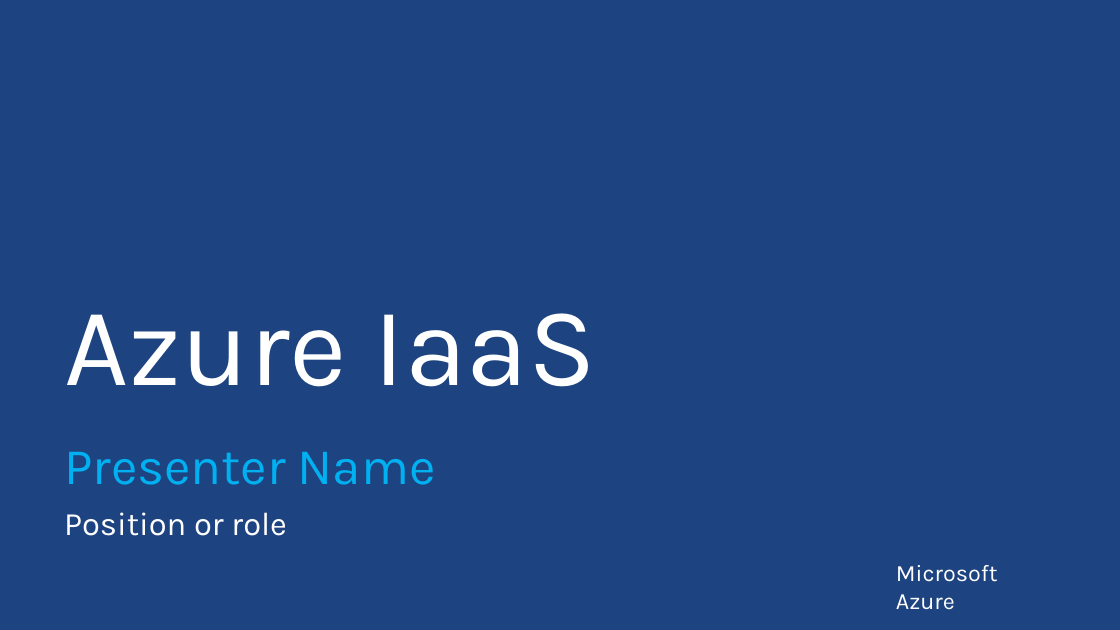
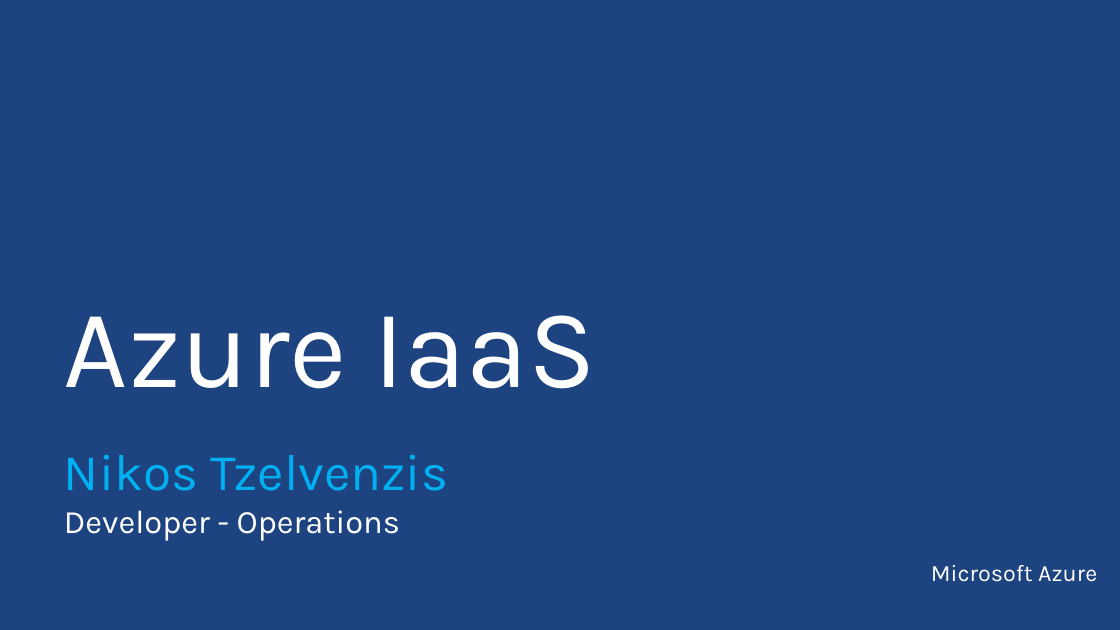
Before and after one commit to ThessalonikiNet-MeetUp/globalazurebootcamp2015, a slide deck: slide 1 of Nikos Tzelvenzis - Azure IaaS/Presentation/IaaS.pptx. Drawn at 1120x630 pixels with LibreOffice and Linux fonts; fonts in the diff are those of the drawing; background and template pictures are left out. Boxes give left, top, right and bottom in pixels: in the first picture for what was removed or moved away, otherwise in the second. Text is boxed around its words. In the diff, an @@ line names an element or a change of style, - is before the commit and + after.

```diff
--- a/Nikos Tzelvenzis - Azure IaaS/Presentation/IaaS.pptx
+++ b/Nikos Tzelvenzis - Azure IaaS/Presentation/IaaS.pptx
@@ text "Azure IaaS" at (64,315,596,389): line spacing 0.9 to 1 @@
@@ text at (64,455,448,541): text changed @@
-Presenter Name
-Position or role
+Nikos Tzelvenzis
+Developer - Operations
@@ text "Microsoft Azure" rewrapped from (896,565,998,610) to (931,565,1097,582) @@
```
Also in this commit, not shown: 19 other slides changed, 2 slides added, 25 slides removed, 10 other files.
